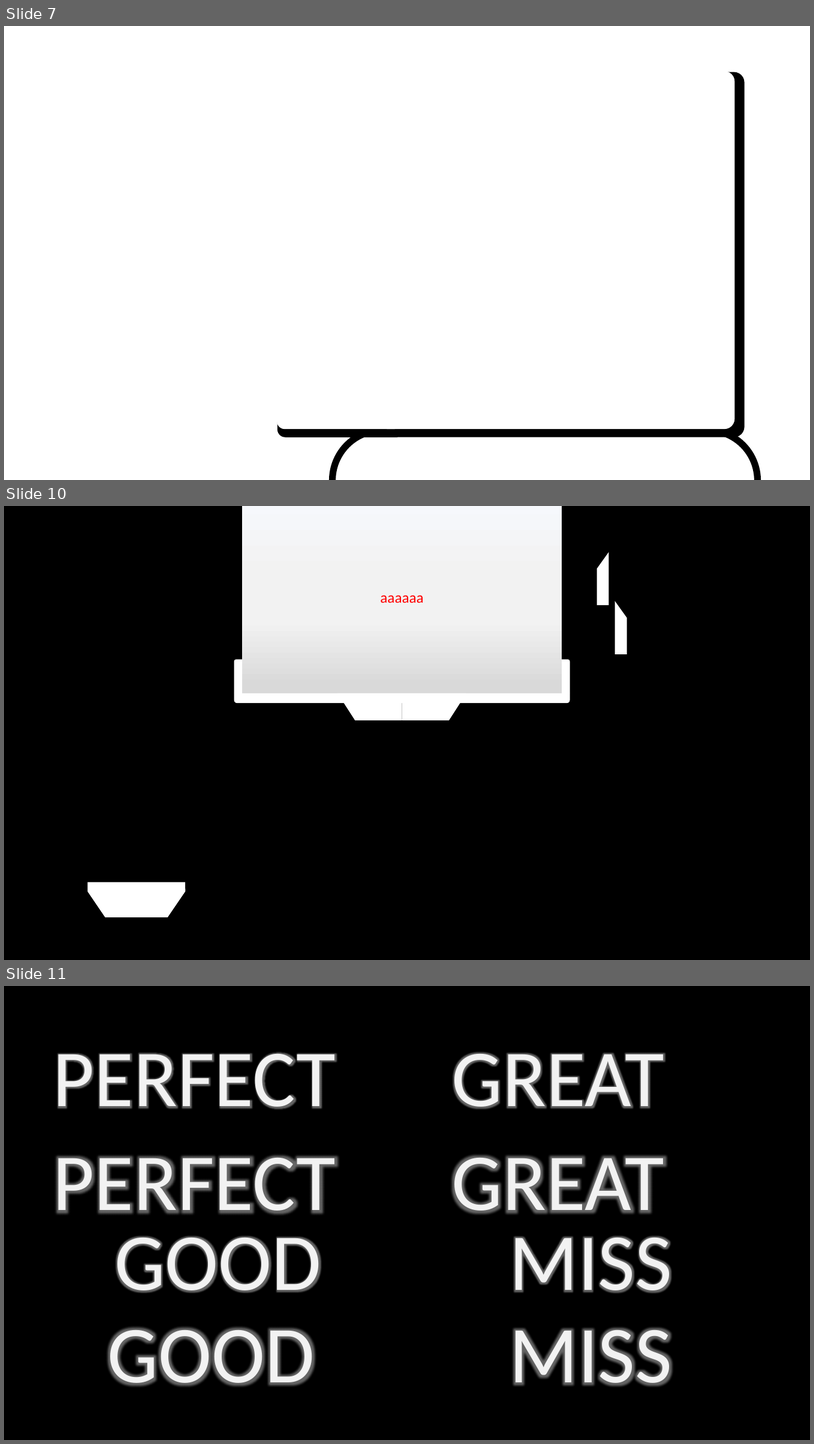
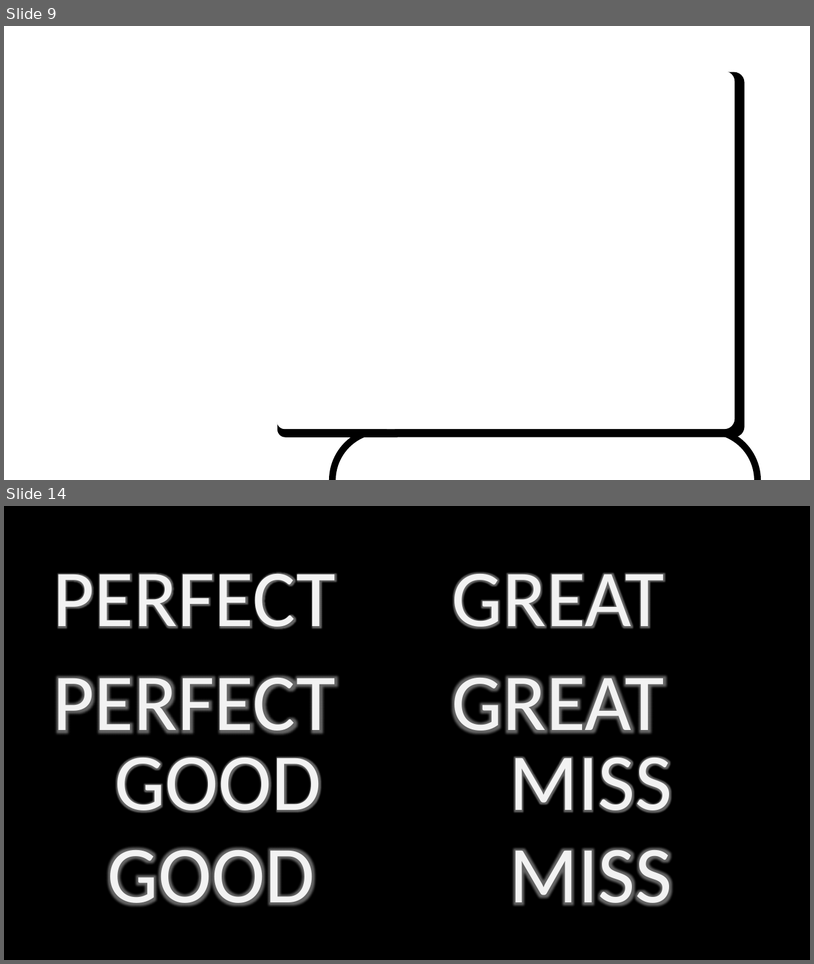
Before and after one commit to YuukiReiya/RhythmGame, a slide deck: resource.pptx. Shown one above the other, each under a label of ours: slides 7, 10 and 11 before the commit, slides 9 and 14 after it; the slides between them are not shown. The pictures are 814x1444 and 814x964 pixels, drawn with LibreOffice and Linux fonts; fonts in the diff are those of the drawing. Boxes give left, top, right and bottom in pixels: in the first picture for what was removed or moved away, otherwise in the second. Text is boxed around its words. In the diff, an @@ line names an element or a change of style, - is before the commit and + after.

```diff
--- a/resource.pptx
+++ b/resource.pptx
@@ slide 10 removed at box(4, 506, 810, 960), background #000000 @@
@@ rectangle removed at box(242, 506, 563, 695) @@
-aaaaaa
@@ freeform shape removed at box(597, 552, 609, 605) @@
@@ freeform shape removed at box(615, 601, 628, 654) @@
@@ round rect removed at box(234, 660, 242, 693) @@
@@ round rect removed at box(562, 660, 570, 693) @@
@@ round same rect removed at box(234, 693, 570, 703) @@
@@ freeform shape removed at box(338, 693, 402, 720) @@
@@ freeform shape removed at box(402, 693, 467, 720) @@
@@ freeform shape removed at box(87, 882, 185, 918) @@
@@ what was slide 7 is now slide 9 @@
@@ what was slide 11 is now slide 14 @@
```
Also in this commit, not shown: 2 slides changed, 6 slides added, 1 other slide removed.
